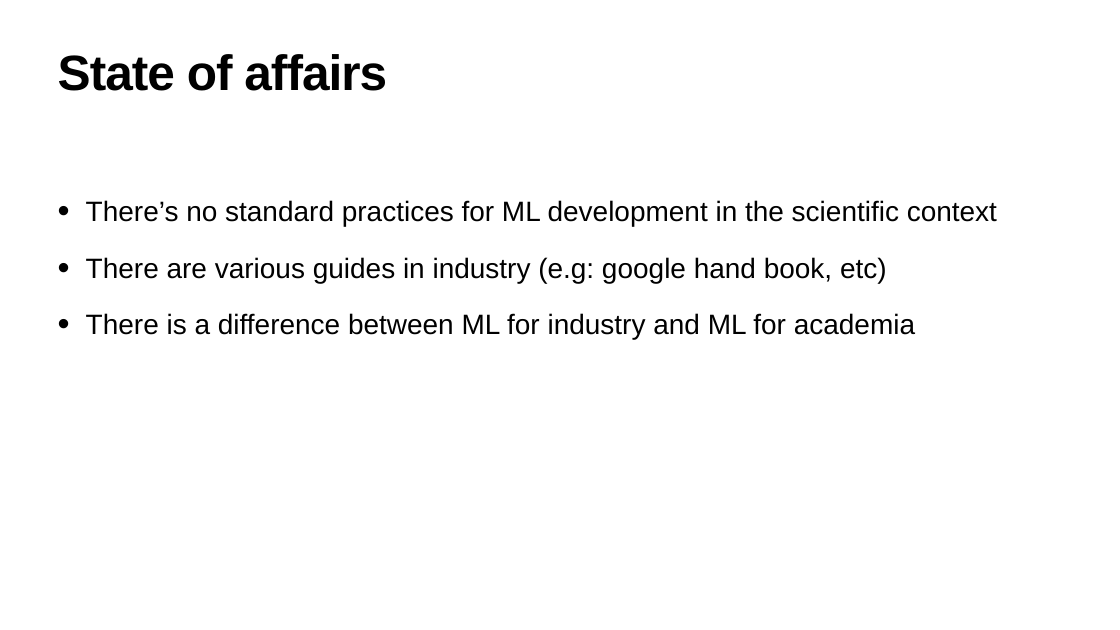
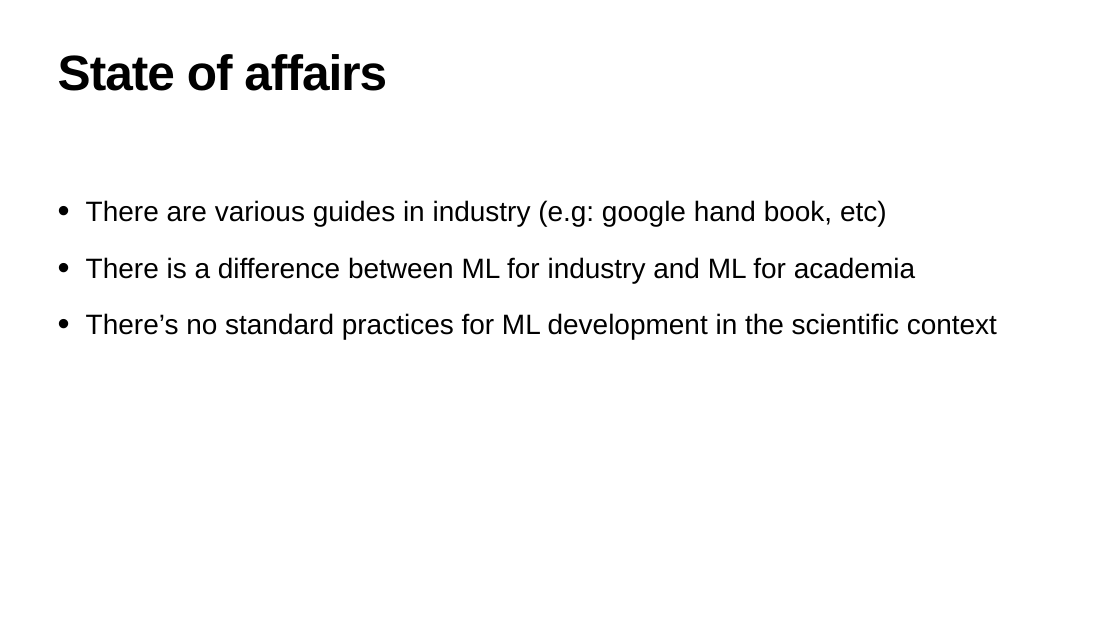
Before and after one commit to hanveiga/amld-2021-repML, a slide deck: slide 3 of slides/03_Reproducible_Scientific_ML.pptx. Drawn at 1120x630 pixels with LibreOffice and Linux fonts; fonts in the diff are those of the drawing. Boxes give left, top, right and bottom in pixels: in the first picture for what was removed or moved away, otherwise in the second. Text is boxed around its words. In the diff, an @@ line names an element or a change of style, - is before the commit and + after.

```diff
--- a/slides/03_Reproducible_Scientific_ML.pptx
+++ b/slides/03_Reproducible_Scientific_ML.pptx
@@ text at [86,200,997,226]: paragraph removed @@
-• There’s no standard practices for ML development in the scientific context
@@ text at [86,313,997,339]: paragraph added @@
+• There’s no standard practices for ML development in the scientific context
```
Also in this commit, not shown: 4 other slides changed, 5 slides added.
